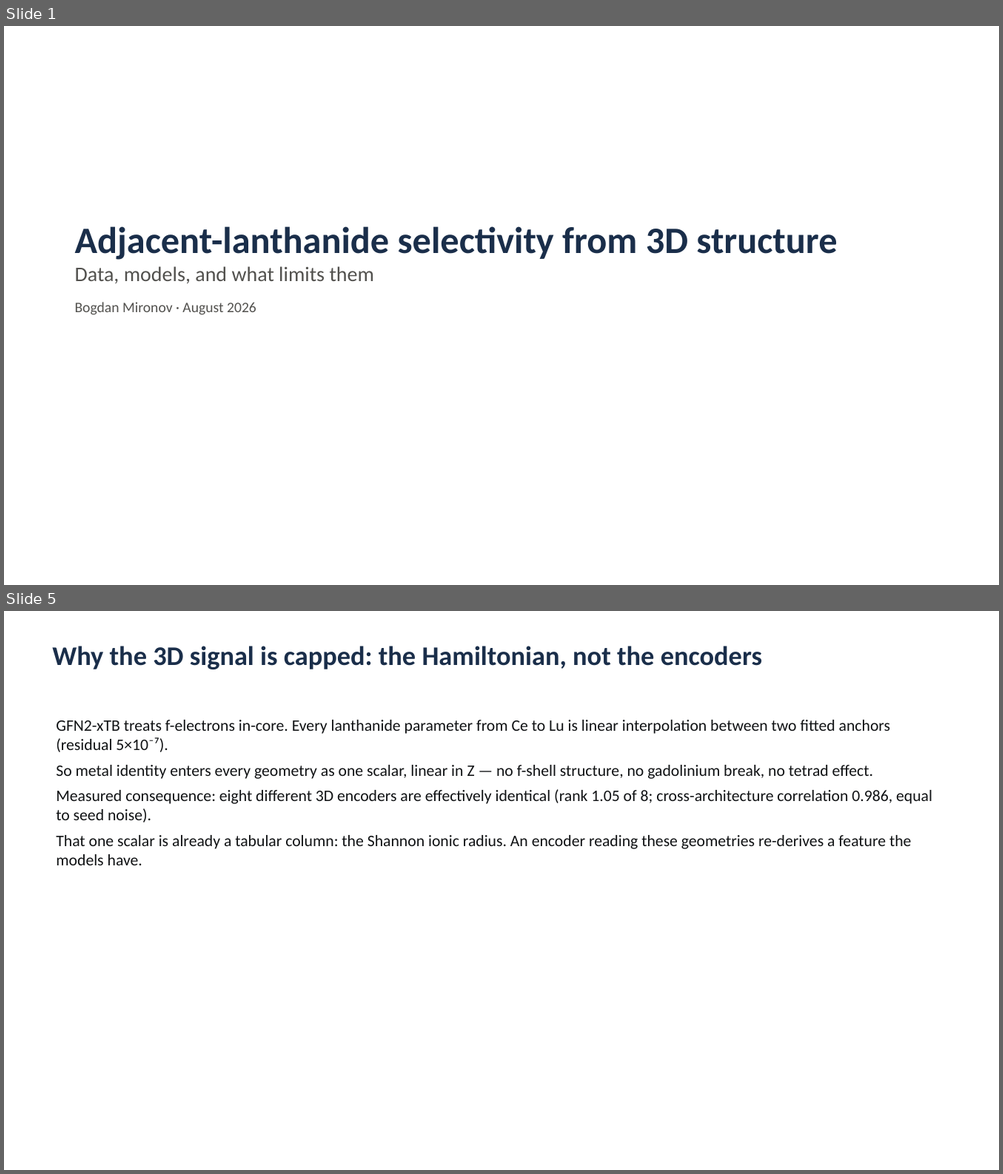
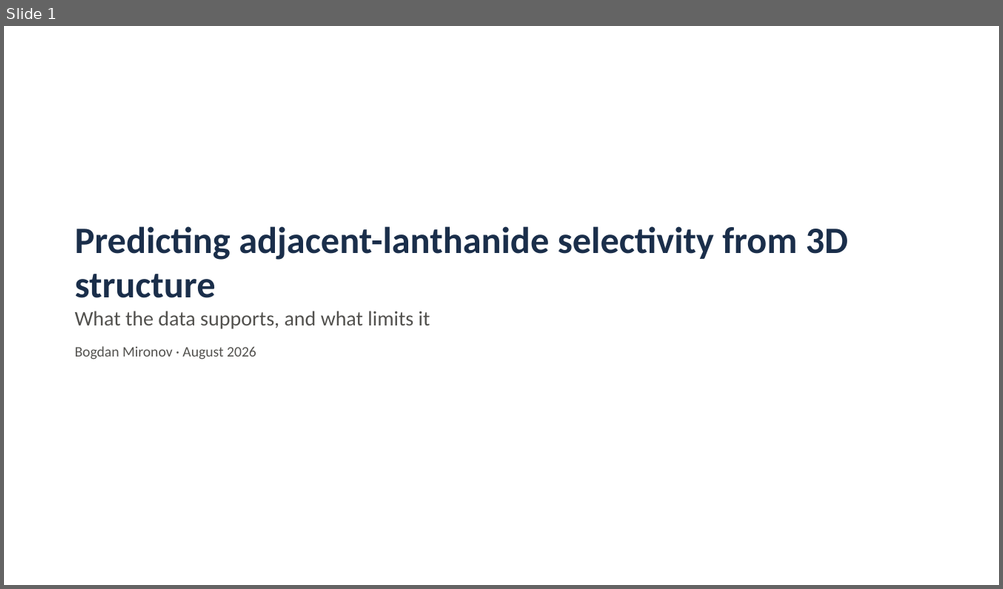
Before and after one commit to mironovb/lanthanidestrain, a slide deck: docs/vogiatzis_condensed_2026-08.pptx. Shown one above the other, each under a label of ours: slides 1 and 5 before the commit, slide 1 after it; the slides between them are not shown. The pictures are 1003x1174 and 1003x589 pixels, drawn with LibreOffice and Linux fonts; fonts in the diff are those of the drawing. Boxes give left, top, right and bottom in pixels: in the first picture for what was removed or moved away, otherwise in the second. Text is boxed around its words. In the diff, an @@ line names an element or a change of style, - is before the commit and + after.

```diff
--- a/docs/vogiatzis_condensed_2026-08.pptx
+++ b/docs/vogiatzis_condensed_2026-08.pptx
@@ slide 5 removed at (4, 611, 999, 1170), background #FFFFFF @@
@@ text removed at (52, 646, 762, 669) @@
-Why the 3D signal is capped: the Hamiltonian, not the encoders
@@ text removed at (56, 720, 932, 866) @@
-GFN2-xTB treats f-electrons in-core. Every lanthanide parameter from Ce to Lu is linear interpolation between two fitted anchors (residual 5×10⁻⁷).
-So metal identity enters every geometry as one scalar, linear in Z — no f-shell structure, no gadolinium break, no tetrad effect.
-Measured consequence: eight different 3D encoders are effectively identical (rank 1.05 of 8; cross-architecture correlation 0.986, equal to seed noise).
-That one scalar is already a tabular column: the Shannon ionic radius. An encoder reading these geometries re-derives a feature the models have.
@@ slide 1 changed as well @@
@@ text at (75, 227, 848, 329): text changed @@
-Adjacent-lanthanide selectivity from 3D structure
-Data, models, and what limits them
+Predicting adjacent-lanthanide selectivity from 3D structure
+What the data supports, and what limits it
```
Also in this commit, not shown: 2 other slides changed, 9 slides added, 4 other slides removed, 5 other files.
